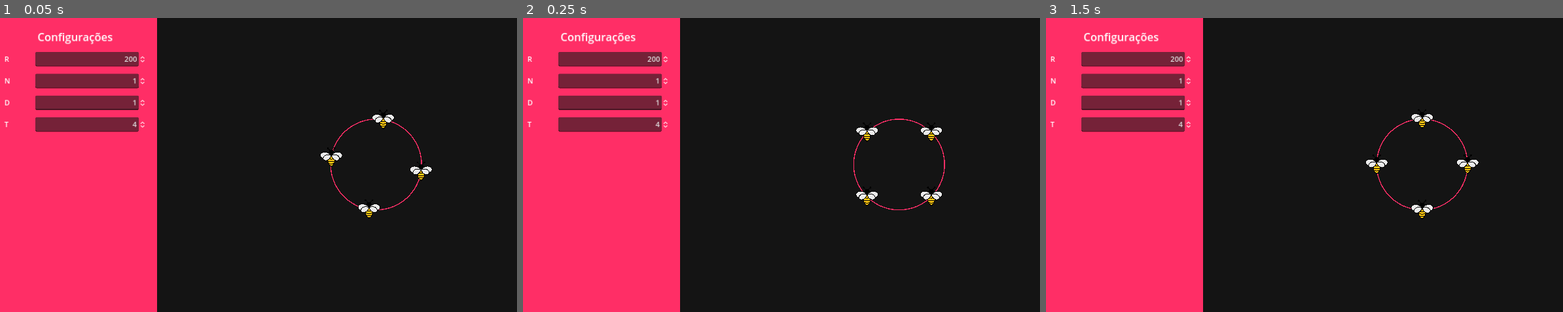
Above: before the commit, frames 1-3 (left to right).
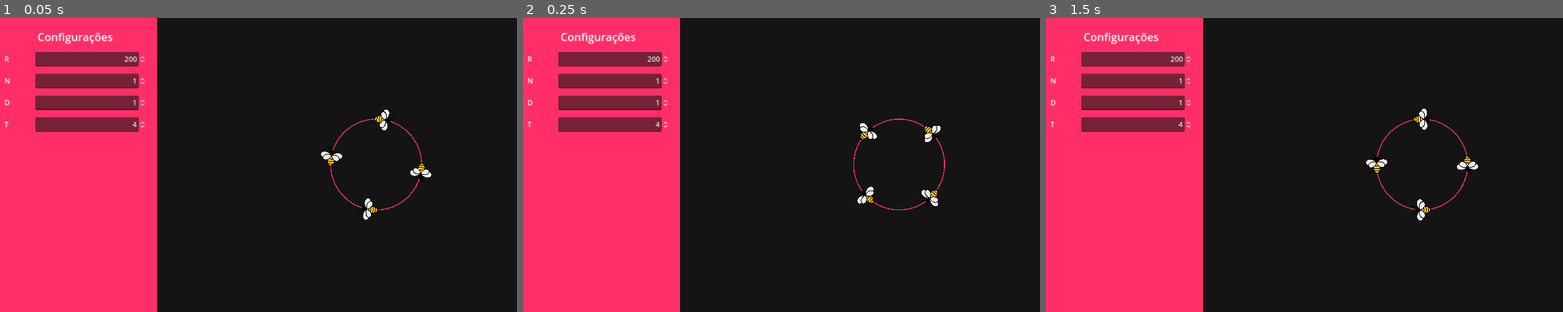
Above: after the commit, the same moments.

Repository: pmatos2000/godot_study
Game: Godot game, scene res://main.tscn
Same seed, same stepped clock (60 frames per second), same inputs: the game is played once before the commit and once after it.
Inputs:
- Up to frame 1 (0.05 s): no input
- Up to frame 2 (0.25 s): no input
- Up to frame 3 (1.5 s): no input

The runs differ from the first frame. In frame 1, 0.4% of the frame differs, in the area x 62-84%, y 31-69%; in frame 2, 0.4%, in the area x 64-82%, y 35-64%; in frame 3, 0.4%.

Commit message:
Adição de rotação

Diff:
--- a/rose-curve/main.gd
+++ b/rose-curve/main.gd
@@ -88,14 +88,18 @@
 		add_child(node)
 
 func atualizar_elementos(delta: float) -> void:
-	var nodes = get_children().filter(
+	var nodes: Array[Node] = get_children().filter(
 		func (node: Node): return node.is_in_group(NOME_GRUPO_ELEMENTO))
 
 	for node in nodes:
-		var tempo: float = node.get_meta(NOME_META_TEMPO, 0.0)
-		tempo += delta
-		node.set_meta(NOME_META_TEMPO, tempo)
-		node.position = obter_posicao(tempo)
+		if node is Node2D:
+			var tempo: float = node.get_meta(NOME_META_TEMPO, 0.0)
+			tempo += delta
+			node.set_meta(NOME_META_TEMPO, tempo)
+			var posicao_antiga: Vector2 = node.position
+			node.position = obter_posicao(tempo)
+			var delta_posicao = posicao_antiga - node.position
+			node.rotation = atan2(delta_posicao.y, delta_posicao.x) - PI/2
 
 func mdc(x: int, y: int) -> int:
 	if y == 0:
